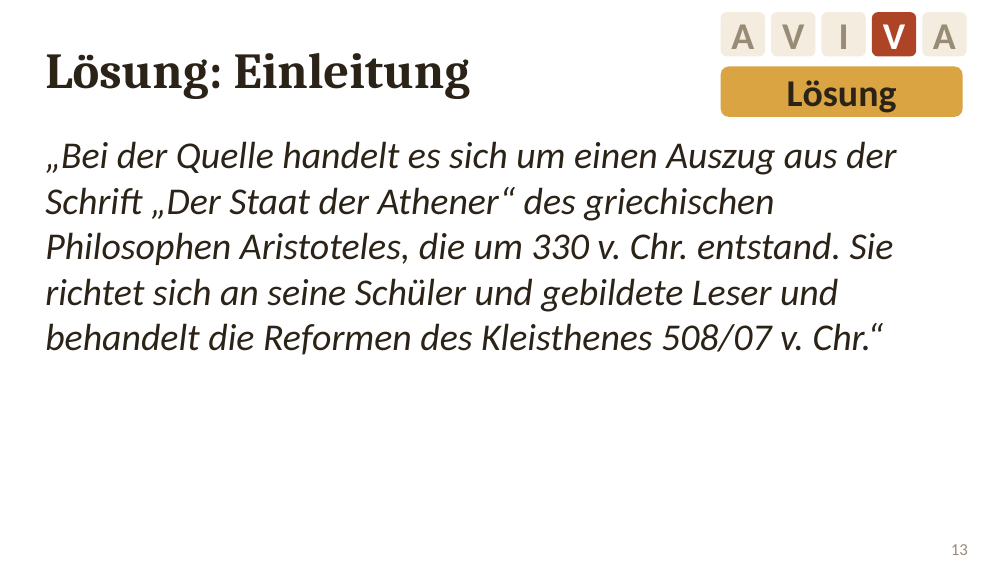
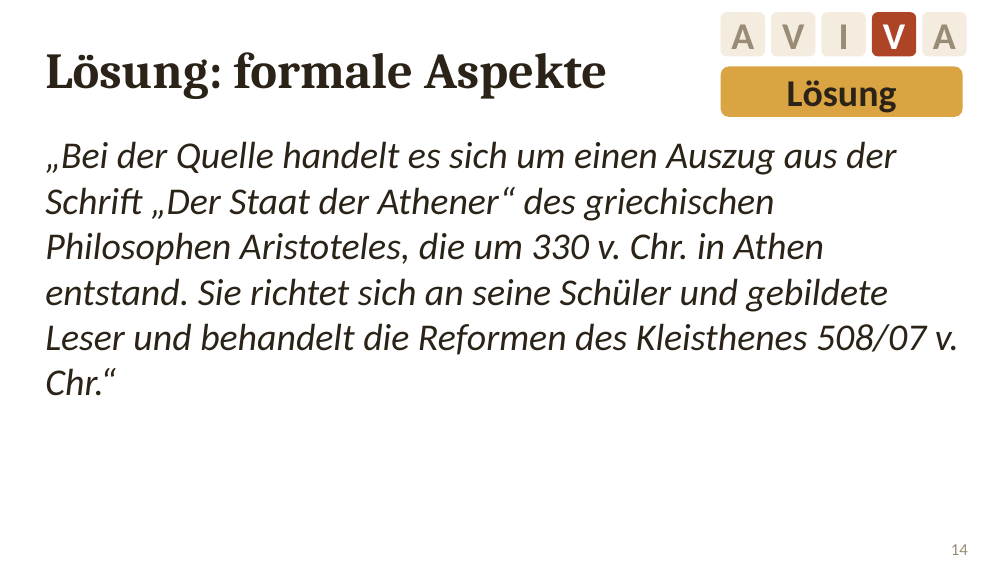
Before and after one commit to golzkonstantin-gif/Schule, a slide deck: slide 14 of Geschichte_11/Doppelstunde_Test_Quellenanalyse/Folien_Quellenanalyse.pptx (slide 13 before the commit). Drawn at 1008x567 pixels with LibreOffice and Linux fonts; fonts in the diff are those of the drawing. Boxes give left, top, right and bottom in pixels: in the first picture for what was removed or moved away, otherwise in the second. Text is boxed around its words. In the diff, an @@ line names an element or a change of style, - is before the commit and + after.

```diff
--- a/Geschichte_11/Doppelstunde_Test_Quellenanalyse/Folien_Quellenanalyse.pptx
+++ b/Geschichte_11/Doppelstunde_Test_Quellenanalyse/Folien_Quellenanalyse.pptx
@@ text at [45, 52, 607, 99]: text changed @@
-Lösung: Einleitung
+Lösung: formale Aspekte
@@ text at [45, 141, 959, 396]: text changed @@
-„Bei der Quelle handelt es sich um einen Auszug aus der Schrift „Der Staat der Athener“ des griechischen Philosophen Aristoteles, die um 330 v. Chr. entstand. Sie richtet sich an seine Schüler und gebildete Leser und behandelt die Reformen des Kleisthenes 508/07 v. Chr.“
+„Bei der Quelle handelt es sich um einen Auszug aus der Schrift „Der Staat der Athener“ des griechischen Philosophen Aristoteles, die um 330 v. Chr. in Athen entstand. Sie richtet sich an seine Schüler und gebildete Leser und behandelt die Reformen des Kleisthenes 508/07 v. Chr.“
@@ page number at [951, 544, 968, 555]: text changed @@
-13
+14
```
Also in this commit, not shown: 12 other slides changed, 2 slides added, 14 other files.
